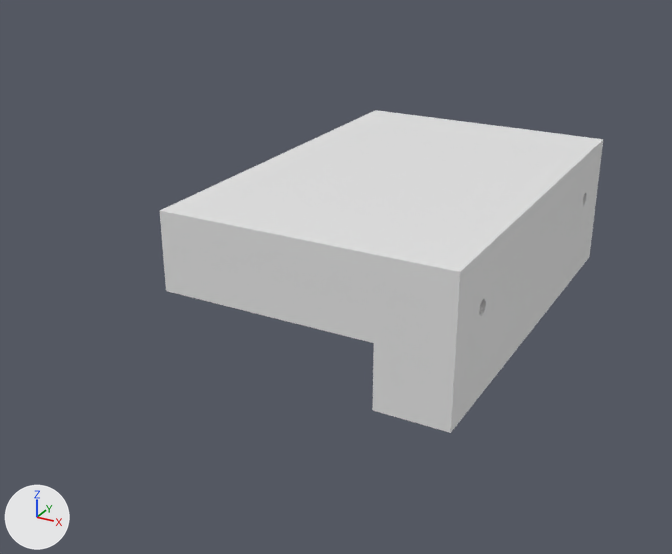
An edit to the Blender file Wagon.blend, drawn before and after from the same camera.
One viewpoint serves both versions: a 50 mm camera at (4.71, -11.55, 6.15) aimed at (-1.16, -0.88, 0.82). Every picture has the same lights, and +X, +Y and +Z are marked at lower left.

In view in the first picture: 'Wagon'.
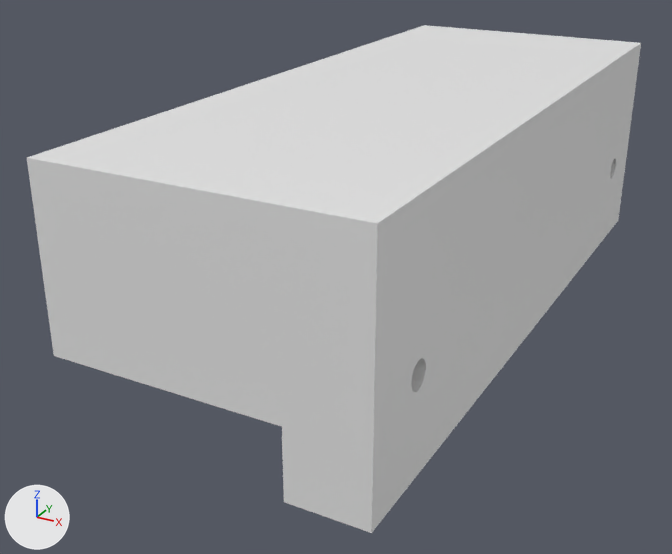
ob_top_wheel_stick_1 is not drawn itself; it is used by a modifier of ob_wagon.

What differs and where, as boxes [x1, y1, x2, y2] in the pictures (672 x 554 px):
'Wagon', reshaped, rescaled (39% wider, 57% taller)
    before: [160, 110, 603, 433]
    after: [27, 25, 641, 533]
part 1 of me_cube_001, built on
    before: [160, 110, 603, 272]
    after: [27, 25, 641, 350]

Patch to the scene script:
```diff
--- a/Wagon.blend.py
+++ b/Wagon.blend.py
@@ me_cube_001 @@
 me_cube_001.from_pydata(...)  # 8 vertices, 6 faces; spans x -1.0..1.0, y -1.0..1.0, z -1.0..1.0
 # used by ob_wagon; location = (-0.5, 0.0, 1.25); scale = (2.0, 3.0, 1.0)
 # verts and faces of me_cube_001; kept vertices keep their numbers, new ones are numbered from 8
 # before: 4 (-1.0, -1.0, 1.0), 5 (-1.0, 1.0, 1.0), 6 (1.0, 1.0, 1.0), 7 (1.0, -1.0, 1.0)
+# me_cube_001 part 1
+delete_faces([(4, 7, 6, 5)])
+for new, old in zip([*range(8, 12)], [*range(4, 8)]): verts[new] = verts[old] + (0.0, 0.0, 1.2)
+faces += [(4, 7, 11, 8), (8, 11, 10, 9), (6, 10, 11, 7), (5, 9, 10, 6), (4, 8, 9, 5)]
@@ ob_top_wheel_stick_1 @@
 ob_top_wheel_stick_1.rotation_euler = (0.0, 1.571, 0.0)  # degrees (0, 90, 0)
-ob_top_wheel_stick_1.scale = (0.1, 0.1, 1.5)
+ob_top_wheel_stick_1.scale = (0.175, 0.175, 1.5)
 ob_top_wheel_stick_1.hide_viewport = True
@@ ob_wagon @@
 ob_wagon.location = (-0.5, 0.0, 1.25)
-ob_wagon.scale = (2.0, 3.0, 1.0)
+ob_wagon.scale = (2.0, 5.0, 1.0)
 _m = ob_wagon.modifiers.new('Forma General', 'BOOLEAN')
```
